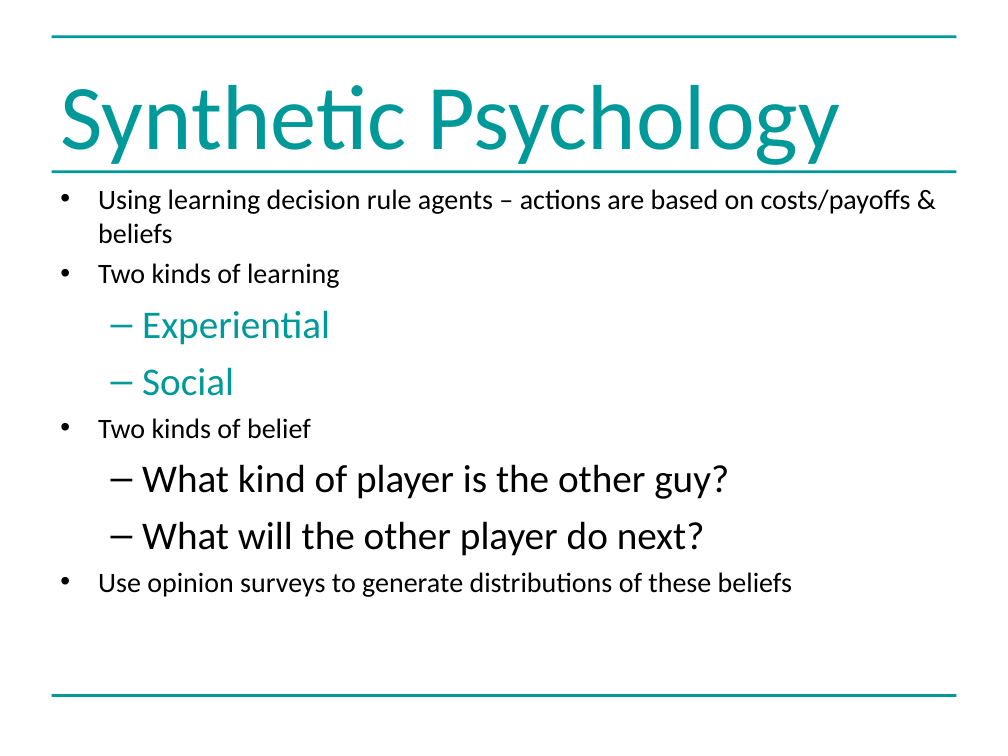
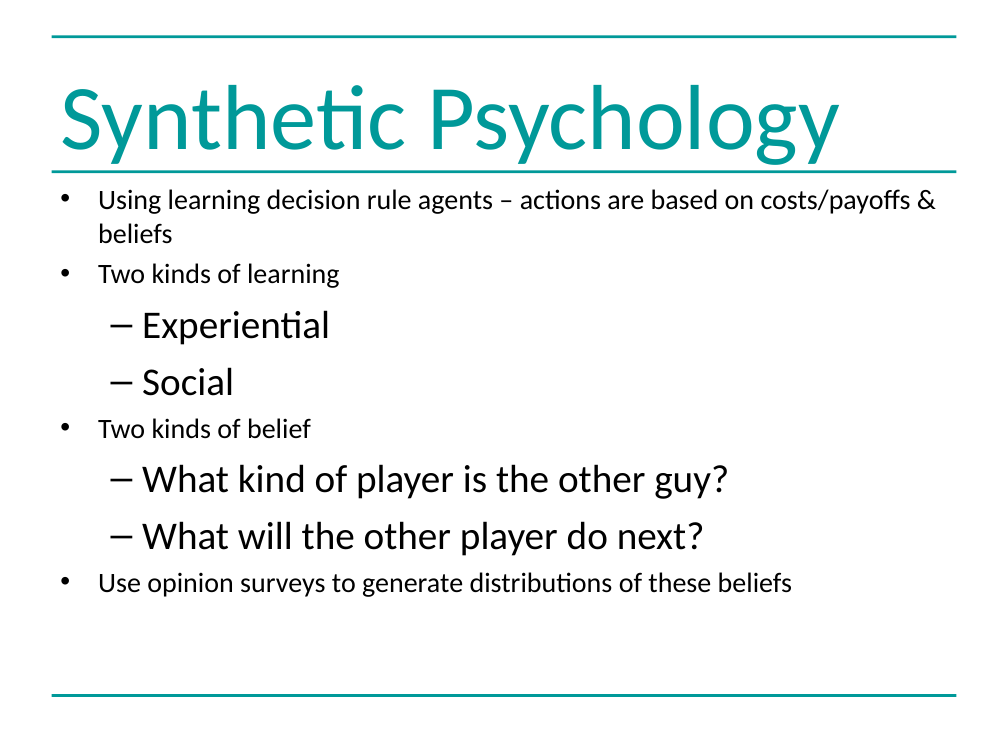
Before and after one commit to greenape/bsps2015, a slide deck: slide 9 of presentation/risky_aging_bsps.ppt. Drawn at 1008x756 pixels with LibreOffice and Linux fonts; fonts in the diff are those of the drawing. Boxes give left, top, right and bottom in pixels: in the first picture for what was removed or moved away, otherwise in the second. Text is boxed around its words. In the diff, an @@ line names an element or a change of style, - is before the commit and + after.

```diff
--- a/presentation/risky_aging_bsps.ppt
+++ b/presentation/risky_aging_bsps.ppt
@@ text at bbox=[142, 310, 330, 396]: text colour #009999 to #000000 in "Experiential", "Social"; bullet colour #009999 to #000000 @@
```
Also in this commit, not shown: 1 other slide changed, 1 slide removed.
